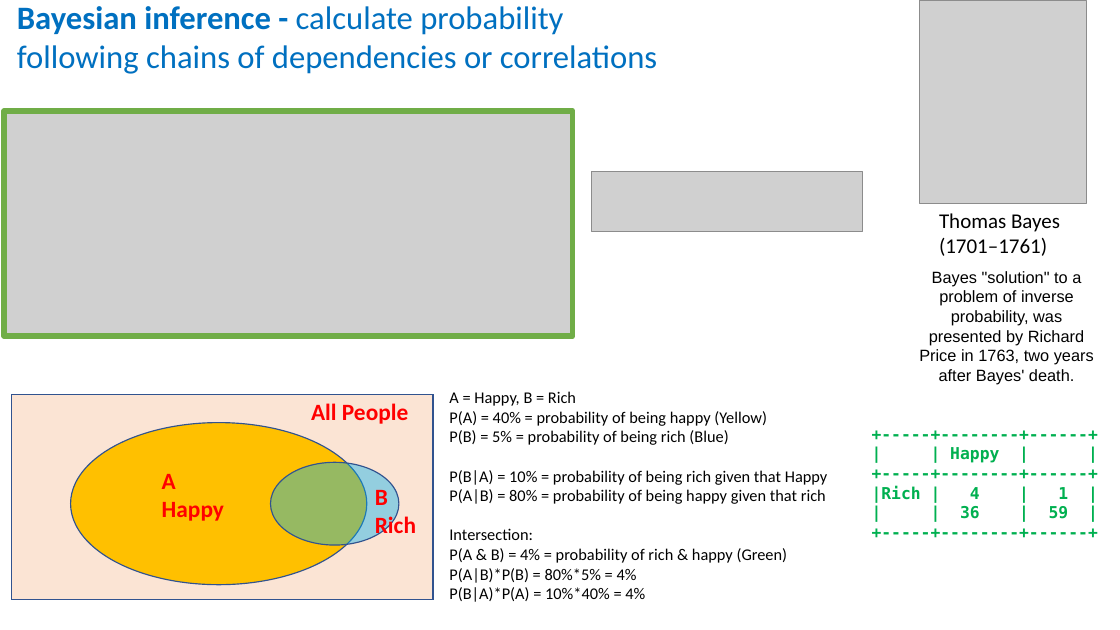
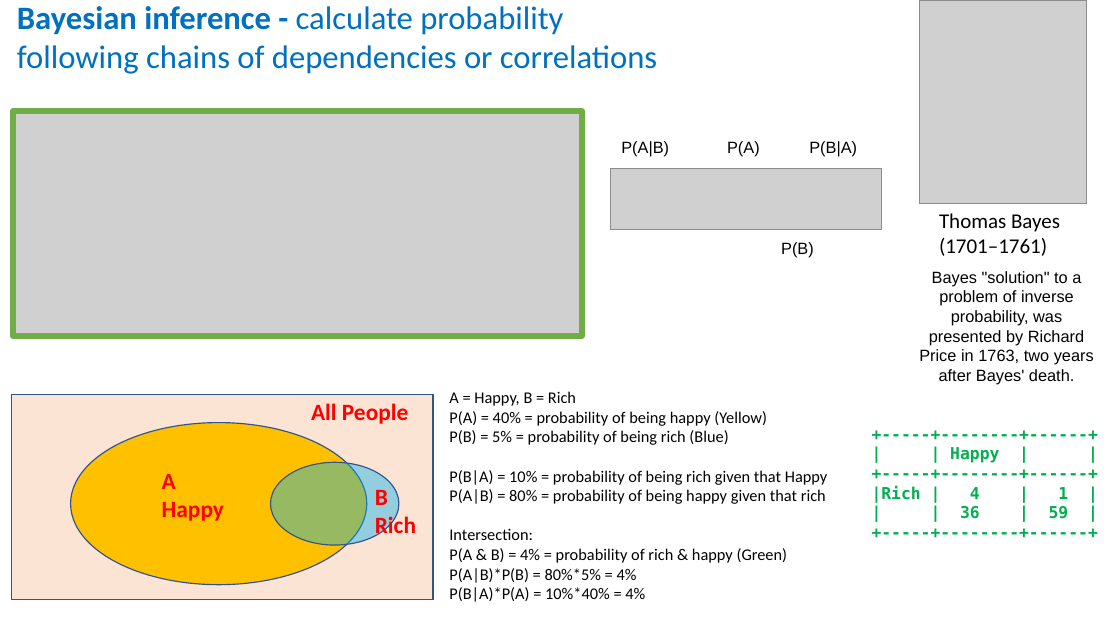
Before and after one commit to lselector/ml_ai_doc, a slide deck: slide 1 of Bayes_Bayesian.pptx. Drawn at 1120x630 pixels with LibreOffice and Linux fonts; fonts in the diff are those of the drawing; grey boxes stand for pictures. Boxes give left, top, right and bottom in pixels: in the first picture for what was removed or moved away, otherwise in the second. Text is boxed around its words. In the diff, an @@ line names an element or a change of style, - is before the commit and + after.

```diff
--- a/Bayes_Bayesian.pptx
+++ b/Bayes_Bayesian.pptx
@@ picture: place and size @@
-picture at [4, 111, 573, 336]
+picture at [13, 111, 582, 336]
@@ text added at [621, 141, 669, 156], 14 pt, text #000000 @@
+P(A|B)
@@ text added at [727, 141, 760, 156], 14 pt, text #000000 @@
+P(A)
@@ text added at [809, 141, 857, 156], 14 pt, text #000000 @@
+P(B|A)
@@ picture: place and size @@
-picture at [592, 171, 862, 232]
+picture at [611, 169, 881, 229]
@@ text added at [781, 242, 814, 257], 14 pt, text #000000 @@
+P(B)
```
Also in this commit, not shown: 3 other slides changed, 2 slides added.
